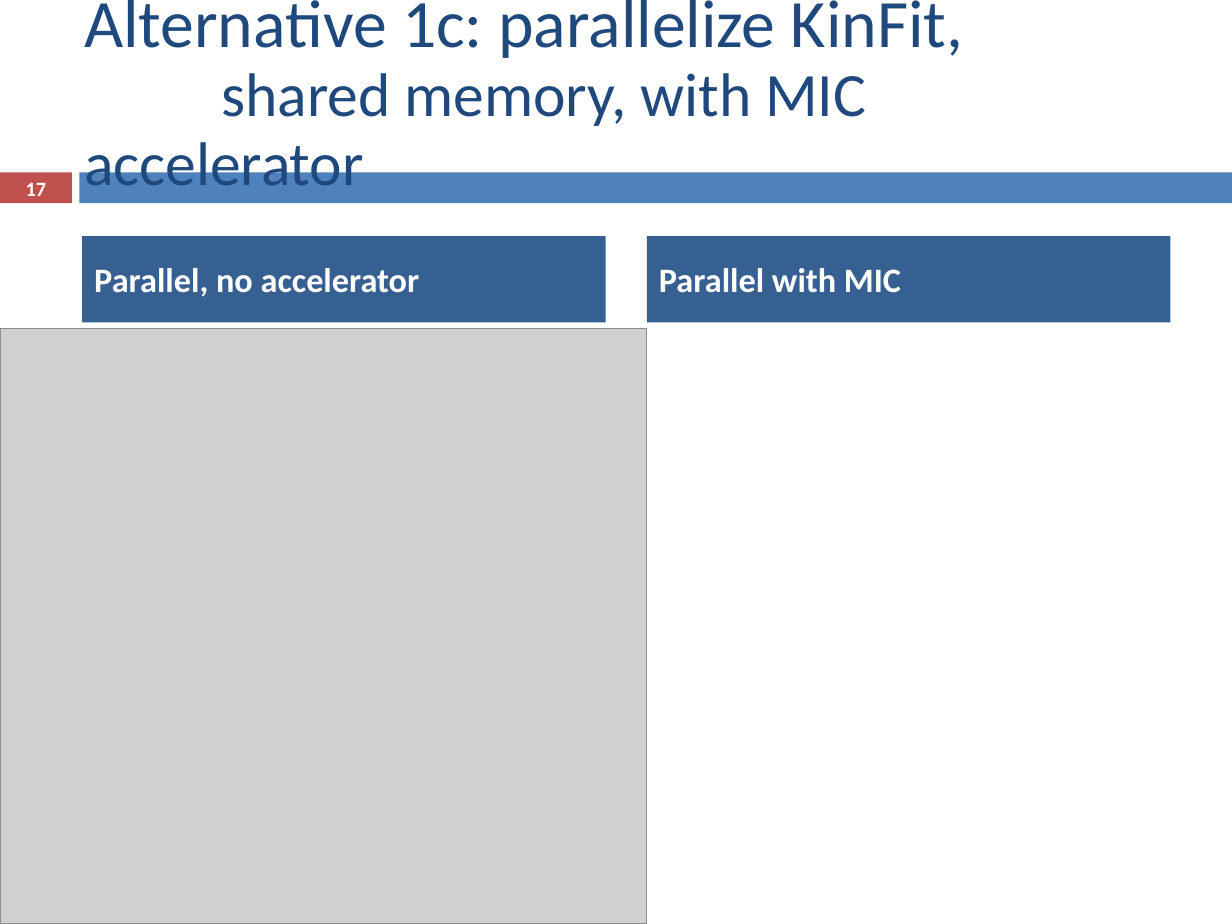
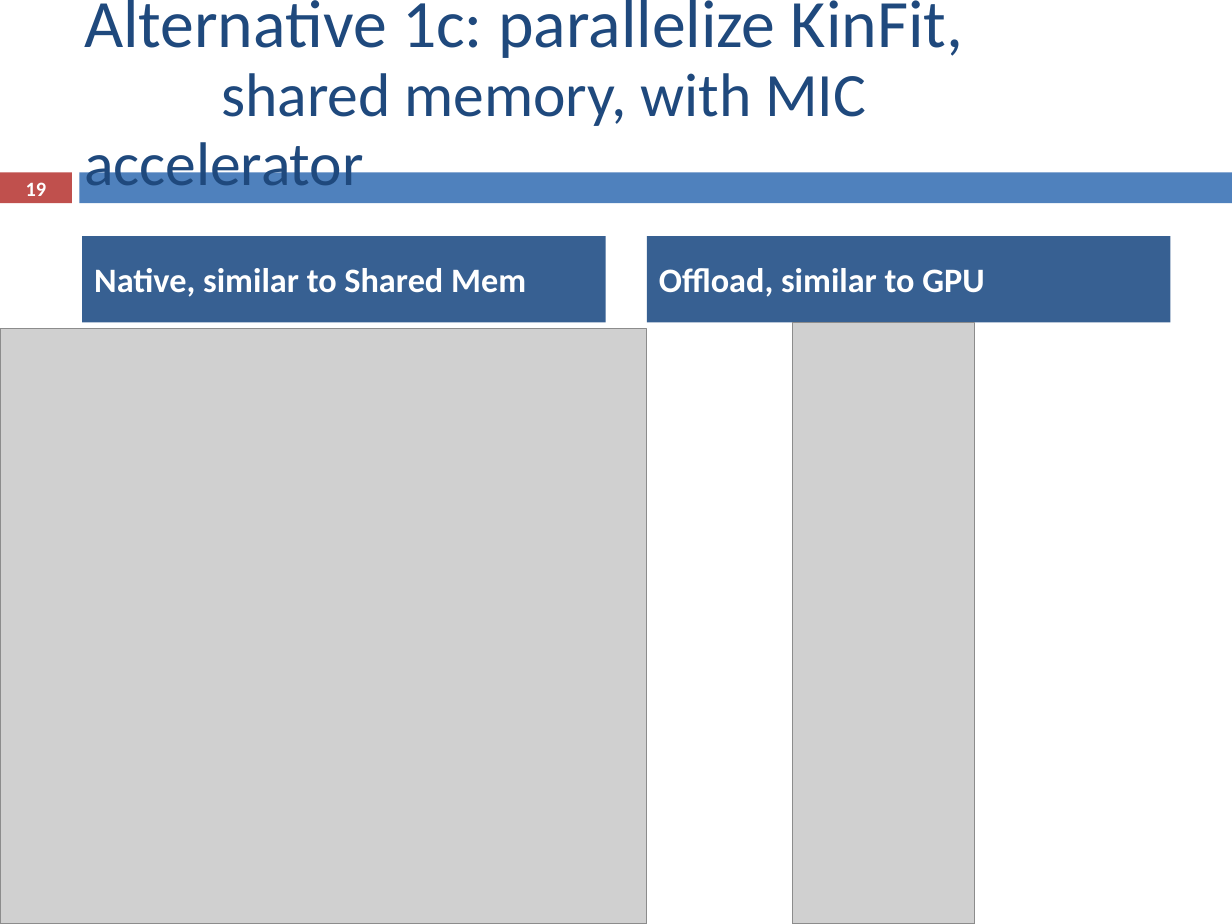
Before and after one commit to ampereira/mscthesis-liptool, a slide deck: slide 19 of doc/partial presentation/partial_presentation.pptx (slide 17 before the commit). Drawn at 1232x924 pixels with LibreOffice and Linux fonts; fonts in the diff are those of the drawing; grey boxes stand for pictures. Boxes give left, top, right and bottom in pixels: in the first picture for what was removed or moved away, otherwise in the second. Text is boxed around its words. In the diff, an @@ line names an element or a change of style, - is before the commit and + after.

```diff
--- a/doc/partial presentation/partial_presentation.pptx
+++ b/doc/partial presentation/partial_presentation.pptx
@@ page number at [26,182,47,196]: text changed @@
-17
+19
@@ text at [94,268,526,297]: text changed @@
-Parallel, no accelerator
+Native, similar to Shared Mem
@@ text at [659,268,984,297]: text changed @@
-Parallel with MIC
+Offload, similar to GPU
@@ picture added at [792,323,975,924] @@
```
Also in this commit, not shown: 5 slides added, 3 other files.
